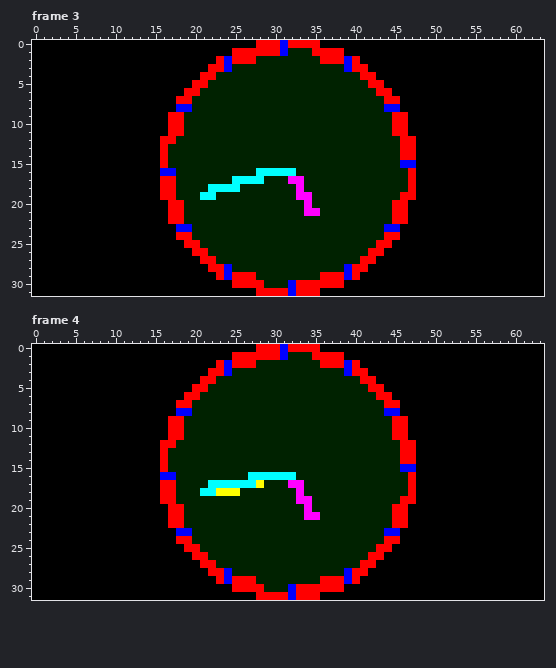
Animated GIF sprite -- DIYbyt-Server/gifs/slot1.gif. The picture above was drawn from the file before the commit.
The file is 64x32 pixels, 15 frames. Shown: frame 3, frame 4. The commit also changed other frames, which this record leaves out.
Once edited:
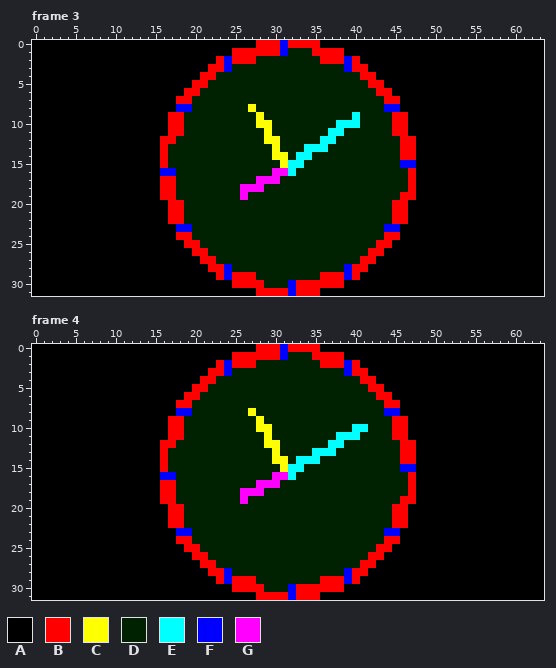
Palette (. is transparent): A #000000  B #ff0000  C #ffff00  D #002200  E #00ffff  F #0000ff  G #ff00ff
Change:
Changed rows in their new state; - is an unchanged pixel.
Frame 3:
first column x 21:
 8 ------C-------------
 9 -------C-----------E
10 -------CC--------EEE
11 --------C-------EE--
12 --------CC-----EE---
13 ---------C---EEE----
14 ---------CC-EE------
15 ----------CEE-------
16 -------DDGG---------
17 ----DDDGGG-DD-------
18 -DDDDGGG----D-------
19 DD---G------DD------
20 -------------D------
21 -------------DD-----
Frame 4:
first column x 21:
 8 ------C--------------
 9 -------C-------------
10 -------CC----------EE
11 --------C--------EEE-
12 --------CC------EE---
13 ---------C----EEE----
14 ---------CC-EEE------
15 ----------CEE--------
16 ------DDDGG----------
17 -DDDDDDGGG-DD--------
18 DDDDDGGG----D--------
19 -----G------DD-------
20 -------------D-------
21 -------------DD------
Pixel boxes of the changes (left, top, right, bottom) in both pictures:
changed: (200, 104, 360, 216)
changed: (200, 408, 368, 520)
